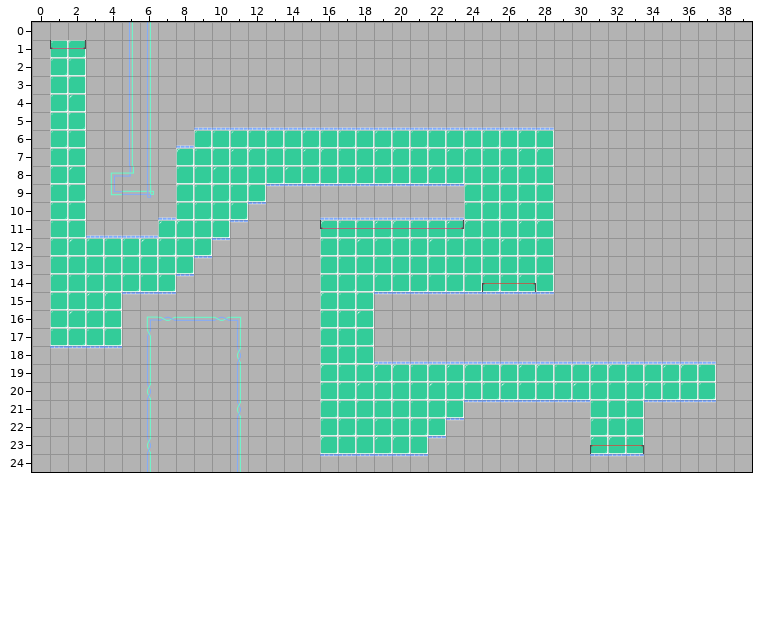
Tiled map (JSON) -- assets/levels/level.json. This is how it looked before the edit.
Cells are 128x128 px. Shown: x 0..39, y 0..24. The commit also replaced the tileset; all pictures use the new one.
New version:
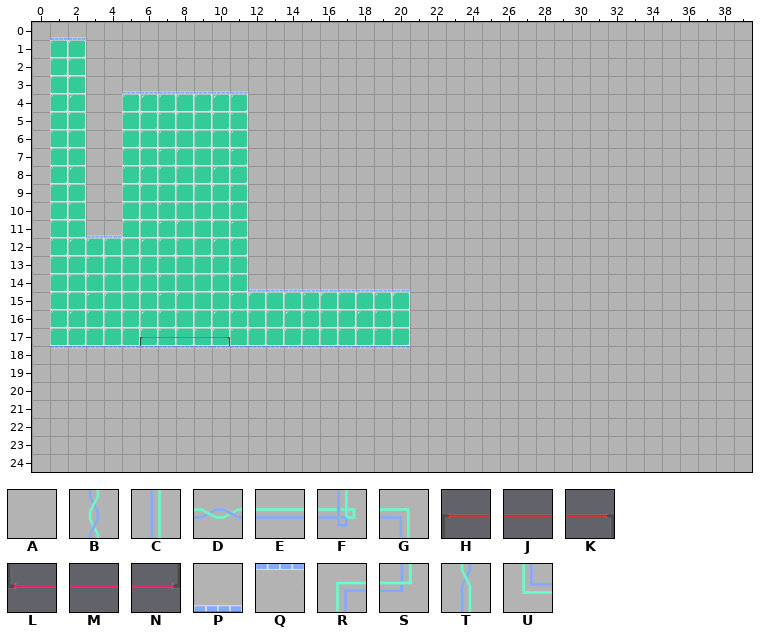
Key: from "tiles": A 0, B 1, C 2, D 3, E 4, F 5, G 6, H 7, J 8, K 9, L 10, M 11, N 12, P 13, Q 14, R 15, S 16, T 17, U 18.
_ is an empty cell, # one hidden under a higher layer, . an unchanged one.
Difference:
--- layer "walls"
@@ x 5..37 @@
- 3 ##AAAAA..........................
- 4 ##AAAAA..........................
- 5 ##AAPPPPPPPPPPPPPPPPPPPP.........
- 6 ##AP..._________________.........
- 7 ##A...._________________.........
- 8 ##A...._________________.........
- 9 ##A...._QQQQQQQQQQQ_____.........
-10 AAP....Q...PPPPPPPP_____.........
-11 PP....Q...._____________.........
-12 .....Q#...._____________.........
-13 ....QA#...._____________.........
-14 ...QAA#AAAA_____________.........
-15 QQQAAA##AAA...QQQQQQQQQQ.........
-16 A#######AAA...AA.................
-17 A#AAAA#AAAA...AA.................
-18 A#AAAA#AAAA___PPPPPPPPPPPPPPPPPPP
-19 ...........______________________
-20 ...........______________________
-21 ...........________QQQQQQQ___QQQQ
-22 ..........._______Q.......___....
-23 ...........______Q........___....
-24 ...........QQQQQQ.........QQQ....
+ 3 PPPPPPP..........................
+ 4 _______..........................
+ 5 _______AAAAAAAAAAAAAAAAA.........
+ 6 ____...AAAAAAAAAAAAAAAAA.........
+ 7 ___....AAAAAAAAAAAAAAAAA.........
+ 8 ___....AAAAAAAAAAAAAAAAA.........
+ 9 ___....AAAAAAAAAAAAAAAAA.........
+10 ___....A...AAAAAAAAAAAAA.........
+11 __...._....AAAAAAAAAAAAA.........
+12 .....__....AAAAAAAAAAAAA.........
+13 ....___....AAAAAAAAAAAAA.........
+14 ...____PPPPPPPPPAAAAAAAA.........
+15 ___________...__AAAAAAAA.........
+16 ___________...__.................
+17 ___________...__.................
+18 QQQQQQQQQQQQQQQQAAAAAAAAAAAAAAAAA
+19 ...........AAAAAAAAAAAAAAAAAAAAAA
+20 ...........AAAAAAAAAAAAAAAAAAAAAA
+21 ...........AAAAAAAAAAAAAAAAAAAAAA
+22 ...........AAAAAAAA.......AAA....
+23 ...........AAAAAAA........AAA....
+24 ...........AAAAAA.........AAA....
--- layer "obstacles"
@@ x 1..6 @@
- 0 __..CC
- 1 LN..CC
- 2 ....CC
- 3 ....CC
- 4 ....CC
- 5 ....CC
- 6 ....CC
- 7 ....CC
- 8 ...RSC
- 9 ...UEF
+ 0 PP..__
+ 1 __..__
+ 2 ....__
+ 3 ....__
+ 4 ....__
+ 5 ....__
+ 6 ....__
+ 7 ....__
+ 8 ...___
+ 9 ...___
@@ x 6..33 @@
-11 ..........LMMMMMMN..........
-12 .....A......................
-13 .....A......................
-14 .....A.............HJK......
-15 .....AA.....................
-16 RDEEDGA.....................
-17 T____C......................
-18 C....B......................
-19 C....C......................
-20 B....C......................
-21 C....B......................
-22 C....C......................
-23 B....C...................HJK
-24 C....C......................
+11 ..........________..........
+12 ....._......................
+13 ....._......................
+14 ....._.............___......
+15 .....__.....................
+16 _______.....................
+17 HJJJK_......................
+18 _...._......................
+19 _...._......................
+20 _...._......................
+21 _...._......................
+22 _...._......................
+23 _...._...................___
+24 _...._......................
Boxes around the changes in both pictures, in picture pixels (x1, y1, x2, y2):
changed: (50, 37, 86, 50)
changed: (110, 22, 716, 472)
